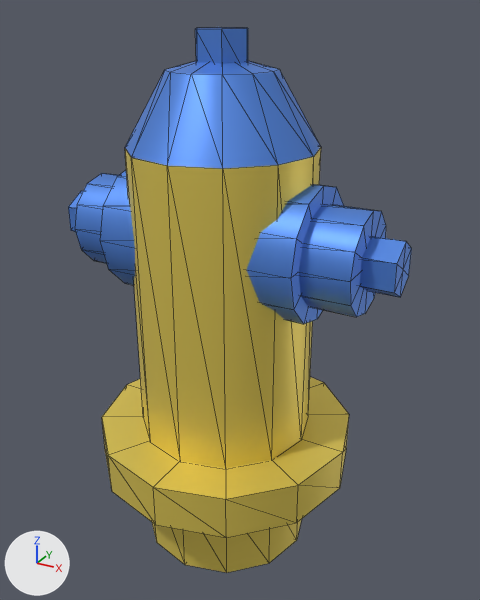
A saved change to the glTF model 3d-models/fire-hydrant.gltf.
Before and after are seen from a camera (50 mm lens) standing at (69.0, -118.2, 120.6) and looking at (2.6, 2.3, 60.3). Arrows for +X, +Y and +Z are at lower left; the lights stay in place. Mesh edges are drawn as thin lines. Where no turn or scale is listed for an object, it has been applied to the vertices. Vertices at the same position are counted once.
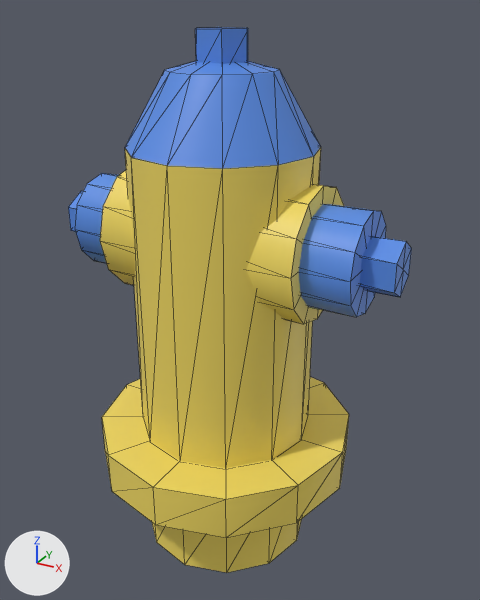
The newer file is also rescaled (x0.01) as a whole; pictures and numbers use the older file's frame.

Location of each change, [x1, y1, x2, y2] in pixels of the pictures (480 x 600 px; the box of a moved part takes in the faces that stretch with it):
'Cylinder.2', surface changed
    both: [125, 147, 321, 468]
'Cylinder.1', surface changed
    both: [102, 377, 349, 538]
'Cylinder.5', surface changed
    both: [125, 61, 321, 169]
'Cylinder.3', surface changed
    both: [75, 173, 386, 317]
'Cylinder.7', surface changed (blue to yellow)
    both: [100, 170, 344, 324]
'Cylinder', surface changed
    both: [152, 519, 302, 573]
'Cylinder.6', surface changed
    both: [195, 27, 248, 64]
part 1 of me_mesh_3, moved or reshaped
    both: [100, 170, 323, 324]
part 2 of me_mesh_3, recoloured (blue to yellow)
    both: [291, 186, 344, 324]

What changed in the scene script:
```text
Change mat_yellow:
    mat_yellow.metallic: 0.5 -> 0.0
Change mat_blue:
    mat_blue.metallic: 0.5 -> 0.0
Change me_mesh_3:
    where me_mesh_3.from_pydata(...)  # 26 vertices, 48 faces; spans x -22.3..22.3, y -14.2..14.2, z 61.0..89.3
    used by ob_cylinder_7; location = (0.0, 0.0, 0.0)
    me_mesh_3 part 1
    24 faces are deleted
    24 new faces join them
    me_mesh_3 part 2: 24 faces spanning x -22.3..22.3, y -14.2..14.2, z 61.0..89.3 switch from mat_blue (blue #588de5) to mat_yellow (yellow #f1d962)
```
